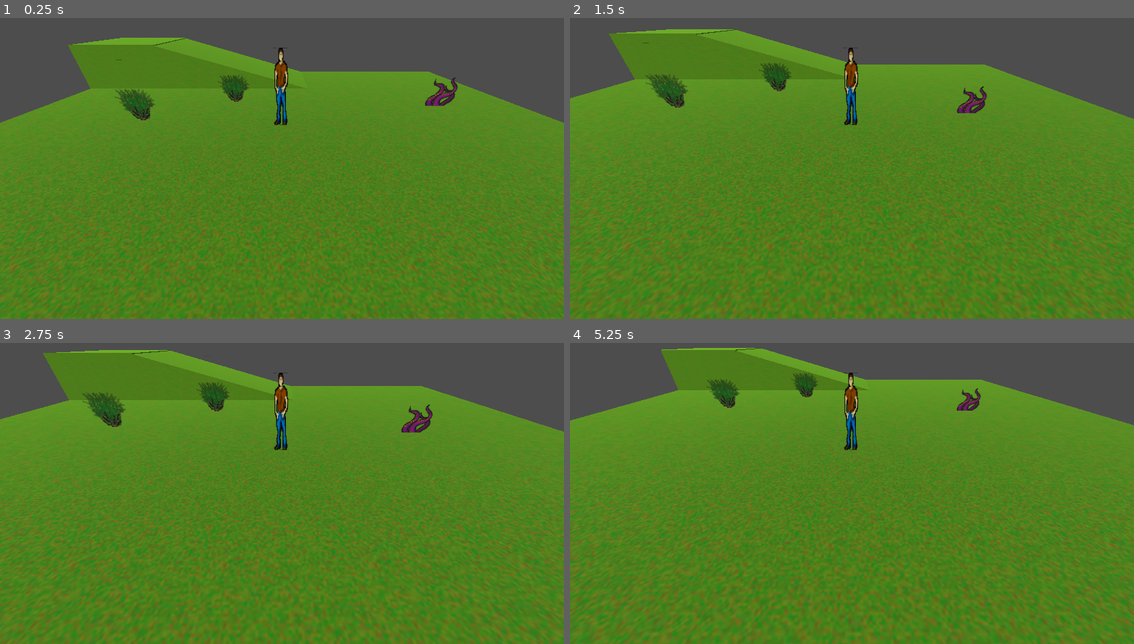
Above: before the commit, frames 1-4 (two rows, left to right).
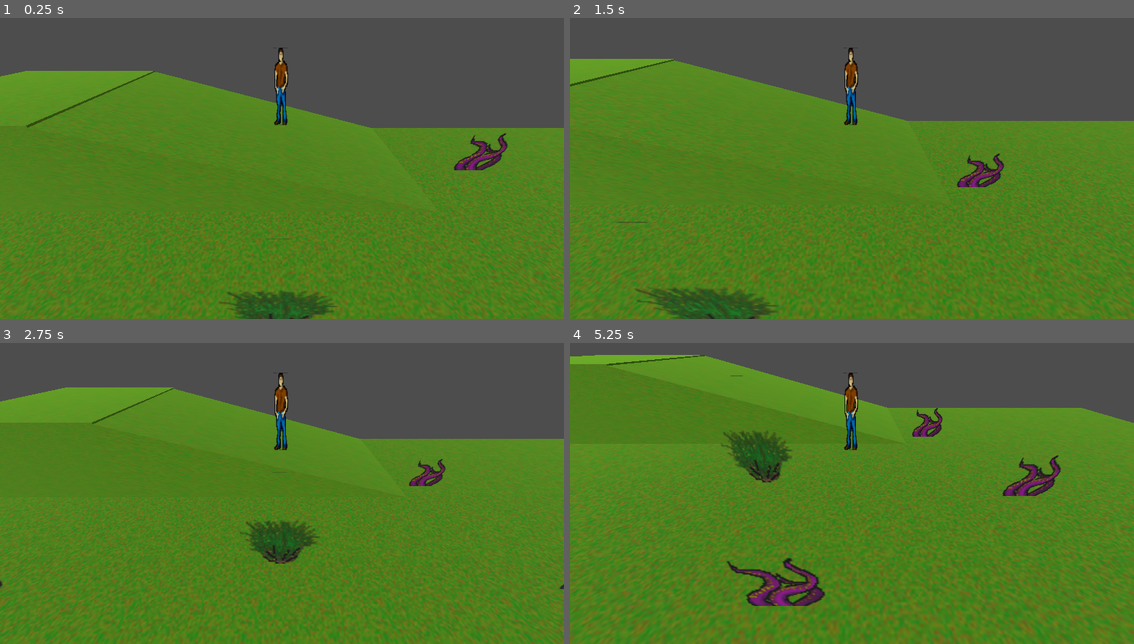
Above: after the commit, the same moments.

Repository: Dorthu/godot4-clicky-game
Game: Godot game, scene res://Concepts/ShootyOne.tscn
The game is run twice, just before and just after one commit, with the same random seed, the same clock (stepped at 60 frames per second) and the same inputs. This scene is started directly instead of the project's main scene.
Inputs (mouse positions are in pixels of both pictures, inside the frame that each line leads up to):
- Up to frame 1 (0.25 s): no input
- Up to frame 2 (1.5 s): move the mouse to (976, 144) at 0.52 s; click (976, 144) at 0.67 s; move the mouse to (739, 177) at 1.27 s; click (739, 177) at 1.42 s
- Up to frame 3 (2.75 s): move the mouse to (338, 415) at 2.02 s; click (338, 415) at 2.17 s
- Up to frame 4 (5.25 s): move the mouse to (823, 547) at 2.77 s; click (823, 547) at 2.92 s; move the mouse to (1021, 532) at 3.52 s; click (1021, 532) at 3.67 s; move the mouse to (682, 439) at 4.27 s; click (682, 439) at 4.42 s; move the mouse to (880, 484) at 5.02 s; click (880, 484) at 5.17 s

The runs differ from the first frame. In frame 1, 27% of the frame differs, in the area x 0-100%, y 6-100%; in frame 2, 28%; in frame 3, 28%; in frame 4, 29%, in the area x 0-100%, y 1-100%.

Commit message:
Sound effects and working monsters

Diff:
--- a/new-game-project/Concepts/ShootyOne.tscn
+++ b/new-game-project/Concepts/ShootyOne.tscn
@@ -108,7 +108,9 @@
 shape = SubResource("BoxShape3D_3fpxp")
 
 [node name="Player" parent="." instance=ExtResource("2_oj8jo")]
-transform = Transform3D(1, 0, 0, 0, 1, 0, 0, 0, 1, 0, 1, 0)
+transform = Transform3D(1, 0, 0, 0, 1, 0, 0, 0, 1, -2.00423, 1.3, -8.0431)
+useFlashlight = false
+debugClick = false
 shooty = true
 
 [node name="Camera3D" type="Camera3D" parent="Player"]
@@ -120,5 +122,23 @@
 [node name="Tentacle" parent="." instance=ExtResource("4_7s8yj")]
 transform = Transform3D(1, -1.49012e-08, -2.98023e-08, 0, 1, 2.98023e-08, 0, -2.98023e-08, 1, 5, 1, -1.52366)
 
+[node name="Tentacle3" parent="." instance=ExtResource("4_7s8yj")]
+transform = Transform3D(1, -1.49012e-08, -2.98023e-08, 0, 1, 2.98023e-08, 0, -2.98023e-08, 1, 2, 1, -6.52366)
+
+[node name="Tentacle4" parent="." instance=ExtResource("4_7s8yj")]
+transform = Transform3D(1, -1.49012e-08, -2.98023e-08, 0, 1, 2.98023e-08, 0, -2.98023e-08, 1, 3, 1, -3.52366)
+
+[node name="Tentacle5" parent="." instance=ExtResource("4_7s8yj")]
+transform = Transform3D(1, -1.49012e-08, -2.98023e-08, 0, 1, 2.98023e-08, 0, -2.98023e-08, 1, -7, 1, -3.52366)
+
+[node name="Tentacle6" parent="." instance=ExtResource("4_7s8yj")]
+transform = Transform3D(1, -1.49012e-08, -2.98023e-08, 0, 1, 2.98023e-08, 0, -2.98023e-08, 1, -1, 1, -1.52366)
+
+[node name="Tentacle7" parent="." instance=ExtResource("4_7s8yj")]
+transform = Transform3D(1, -1.49012e-08, -2.98023e-08, 0, 1, 2.98023e-08, 0, -2.98023e-08, 1, -5, 1, 0.476343)
+
+[node name="Tentacle8" parent="." instance=ExtResource("4_7s8yj")]
+transform = Transform3D(1, -1.49012e-08, -2.98023e-08, 0, 1, 2.98023e-08, 0, -2.98023e-08, 1, 1, 1, 1.47634)
+
 [node name="Tentacle2" parent="." instance=ExtResource("4_7s8yj")]
 transform = Transform3D(1, -1.49012e-08, -2.98023e-08, 0, 1, 2.98023e-08, 0, -2.98023e-08, 1, -7, 1, 9)
--- a/new-game-project/Pieces/Player.tscn
+++ b/new-game-project/Pieces/Player.tscn
@@ -1,7 +1,9 @@
-[gd_scene load_steps=7 format=3 uid="uid://cupn40w2bar1w"]
+[gd_scene load_steps=9 format=3 uid="uid://cupn40w2bar1w"]
 
 [ext_resource type="Script" path="res://clickPlayer.gd" id="1_i3ris"]
 [ext_resource type="Texture2D" uid="uid://5lfyd3jd8ftk" path="res://Tex/dude.png" id="2_dsyjn"]
+[ext_resource type="AudioStream" uid="uid://c7xl57l64xbeo" path="res://Sounds/gunshot.ogg" id="3_3e314"]
+[ext_resource type="AudioStream" uid="uid://e1h5yadm1trh" path="res://Sounds/footsteps.ogg" id="4_ldwk3"]
 
 [sub_resource type="CapsuleShape3D" id="CapsuleShape3D_qik3l"]
 height = 1.8
@@ -47,3 +49,10 @@
 visible = false
 light_energy = 3.04
 light_size = 0.228
+
+[node name="SfxGunshot" type="AudioStreamPlayer3D" parent="."]
+stream = ExtResource("3_3e314")
+
+[node name="SfxFootsteps" type="AudioStreamPlayer3D" parent="."]
+stream = ExtResource("4_ldwk3")
+parameters/looping = false
--- a/new-game-project/Pieces/Tentacle.tscn
+++ b/new-game-project/Pieces/Tentacle.tscn
@@ -18,6 +18,7 @@
 
 [node name="Tentacle" type="RigidBody3D"]
 collision_layer = 4
+collision_mask = 7
 axis_lock_angular_x = true
 axis_lock_angular_y = true
 axis_lock_angular_z = true
--- a/new-game-project/Pieces/tentacle.gd
+++ b/new-game-project/Pieces/tentacle.gd
@@ -1,10 +1,18 @@
 extends RigidBody3D
+
+class_name Tentacle
 
 @onready var nav = $NavigationAgent3D
 
 var lurch_speed = 3
 var lurch_rate = 1
 var counter = 0
+var health = 4
+
+func take_damage(damage: int) -> void:
+	health -= damage
+	if health < 1:
+		get_parent().remove_child(self)
 
 func _physics_process(delta: float) -> void:
 	# Add the gravity.
@@ -15,7 +23,15 @@
 	counter += delta
 	if	counter > lurch_rate:
 		counter = 0
-		var player = get_node("/root/CompositeRoom/Player")
+
+		# find the player
+		var player = null
+
+		for c in get_node("/root/").get_children()[0].get_children():
+			if c.name == "Player":
+				player = c
+				break
+
 		if player:
 			nav.set_target_position(player.position)
 			var next_path_position: Vector3 = nav.get_next_path_position()
--- a/new-game-project/clickPlayer.gd
+++ b/new-game-project/clickPlayer.gd
@@ -6,6 +6,9 @@
 @onready var navigation_agent: NavigationAgent3D = $NavigationAgent3D
 @onready var flashlight: SpotLight3D = $HoldPoint/Flashlight
 @onready var muzzleFlash: OmniLight3D = $MuzzleFlash
+@onready var sfxGunshot: AudioStreamPlayer3D = $SfxGunshot
+@onready var sfxFootsteps: AudioStreamPlayer3D = $SfxFootsteps
+
 @export var useFlashlight: bool = false
 @export var debugClick: bool = false
 @export var shooty: bool = false
@@ -76,6 +79,12 @@
 			if shooty:
 				muzzleFlash.show()
 				muzzleFlashCountdown = .05
+				sfxGunshot.play()
+
+				if collider is PhysicsBody3D:
+					collider.apply_central_impulse((collision["position"] - position).normalized() * 5)
+				if collider is Tentacle:
+					collider.take_damage(1)
 		else:
 			# didn't hit an enemy - move
 			var worldPos = collision["position"]
@@ -84,6 +93,8 @@
 			set_movement_target(worldPos)
 
 func set_movement_target(movement_target: Vector3):
+	if not sfxFootsteps.playing:
+		sfxFootsteps.play()
 	navigation_agent.set_target_position(movement_target)
 	print("Moving to ", movement_target)
 
@@ -95,6 +106,7 @@
 			muzzleFlash.hide()
 
 	if navigation_agent.is_navigation_finished():
+		sfxFootsteps.stop()
 		return
 
 	var current_agent_position: Vector3 = global_position
Not shown, added: new-game-project/Sounds/footsteps.ogg.import
Not shown, added: new-game-project/Sounds/gunshot.ogg.import
Not shown, added: new-game-project/Sounds/footsteps.ogg
Not shown, added: new-game-project/Sounds/gunshot.ogg
